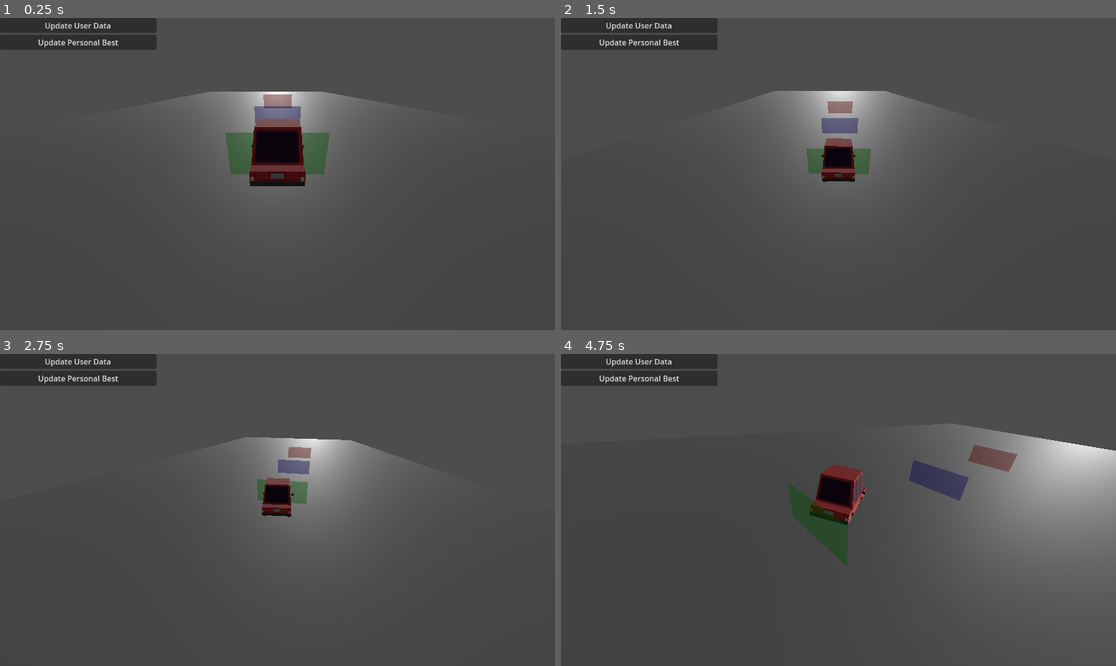
Above: before the commit, frames 1-4 (two rows, left to right).
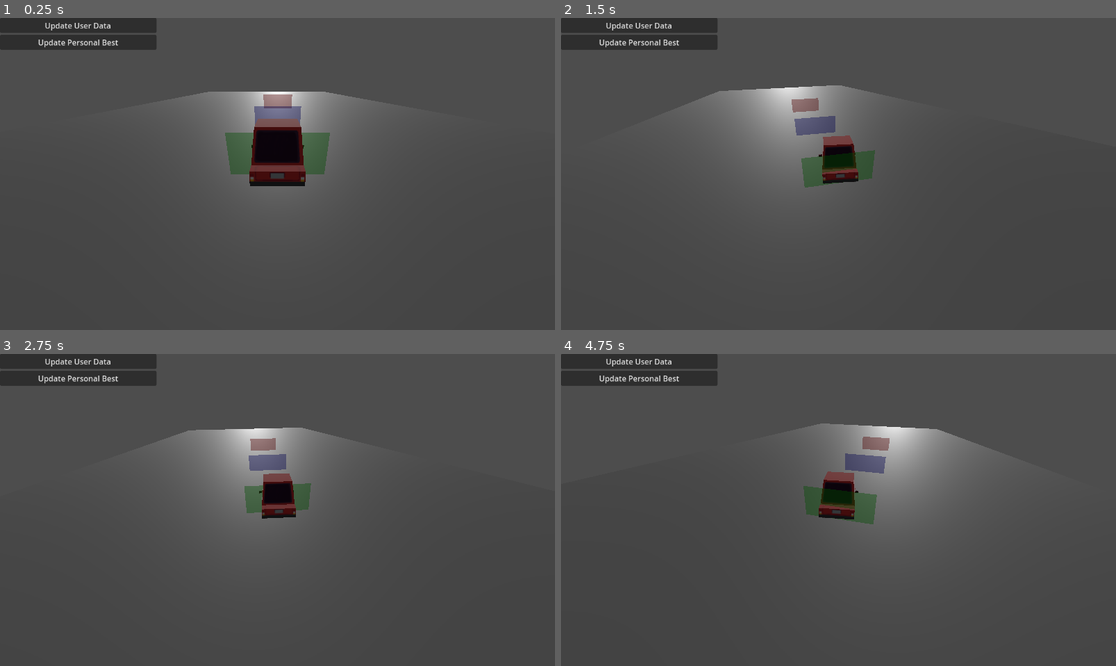
Above: after the commit, the same moments.

Repository: legendariusx/turboflop
Game: Godot game, scene res://main/main.tscn
Two runs of this game, one before a commit and one after it. Both use one fixed random seed, a clock stepped at 60 frames per second and the inputs below.
Inputs:
- Up to frame 1 (0.25 s): no input
- Up to frame 2 (1.5 s): hold Right (turn_right) 0.53-1.28 s; hold S (reverse) from 1.28 s (still down)
- Up to frame 3 (2.75 s): release S (reverse) at 2.03 s; hold Right (turn_right) from 2.03 s (still down)
- Up to frame 4 (4.75 s): release Right (turn_right) at 2.78 s; hold W (accellerate) 2.78-3.53 s; hold A (turn_left) from 3.53 s (still down)

The runs differ from the first frame. In frame 1, less than 0.1% of the frame differs, in the area x 32-67%, y 23-54%; in frame 2, 5.7%; in frame 3, 6.1%; in frame 4, 17%, in the area x 40-100%, y 22-74%.

Commit message:
typo and disable braking for the moment

Diff:
--- a/game/vehicles/vehicle.gd
+++ b/game/vehicles/vehicle.gd
@@ -7,22 +7,22 @@
 const BRAKE_SOFT_STRENGTH = 0.5
 
 var _is_steering : bool
-var _is_accellerating : bool
+var _is_accelerating : bool
 var _is_braking : bool
 
 var _speed : float
 
-@export var accelleration_force := 40.0
+@export var acceleration_force := 40.0
 
 func _physics_process(delta: float) -> void:
 	# get input
 	var steer_axis = Input.get_axis(&"turn_right", &"turn_left")
-	var force_axis = Input.get_axis(&"reverse", &"accellerate")
+	var force_axis = Input.get_axis(&"reverse", &"accelerate")
 	var brake_strength = Input.get_action_strength(&"brake")
 
 	# set input flags
 	_is_steering = not is_zero_approx(steer_axis)
-	_is_accellerating = not is_zero_approx(force_axis)
+	_is_accelerating = not is_zero_approx(force_axis)
 	_is_braking = Input.is_action_pressed(&"brake")
 
 	# get current speed
@@ -34,14 +34,15 @@
 	# set brake
 	if _is_braking:
 		brake = brake_strength * BRAKE_STRENGTH
-	elif not _is_accellerating:
+	# TODO: is this needed? currently stops the car
+	elif not _is_accelerating and false:
 		brake = BRAKE_SOFT_STRENGTH
 	else:
 		brake = 0.0
 
 	# set engine force
-	if _is_accellerating and not _is_braking:
-		var force = force_axis * accelleration_force
+	if _is_accelerating and not _is_braking:
+		var force = force_axis * acceleration_force
 		if abs(_speed) < 5.0 and not is_zero_approx(_speed):
 			engine_force = clampf(force * 5.0 / abs(_speed), -100.0, 100.0)
 		else:
